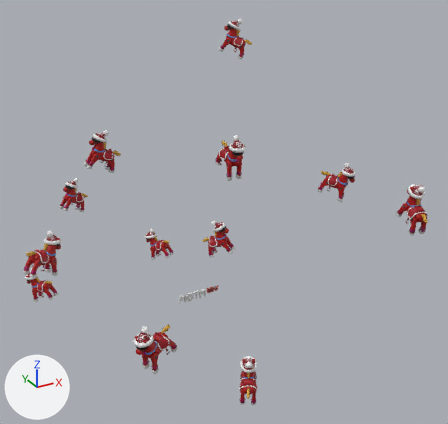
The glTF model assets/model/Horse_animation.gltf: old version first, new version second.
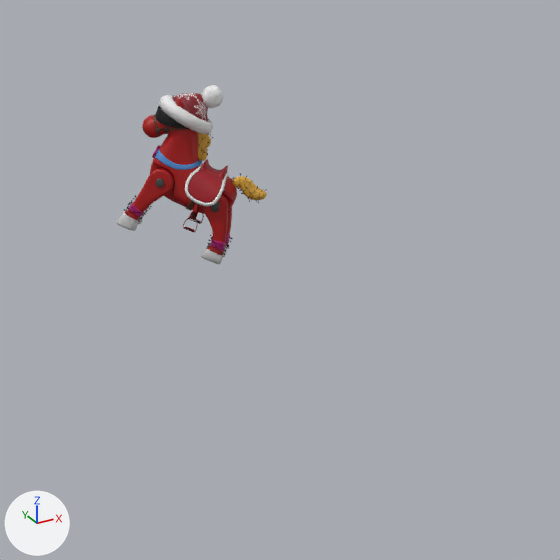
The first picture shows the older version from a 50 mm camera at (-14.1, -28.7, 22.1) aimed at (1.0, -1.4, 8.4). The close-ups show the older and then the newer version on the part from 43% to 71% of the width and 0% to 30% of the height of that picture. Only the edits that show in the close-ups are written down. Every picture has the same lights, and +X, +Y and +Z are marked at lower left. Where no turn or scale is listed for an object, it has been applied to the vertices.
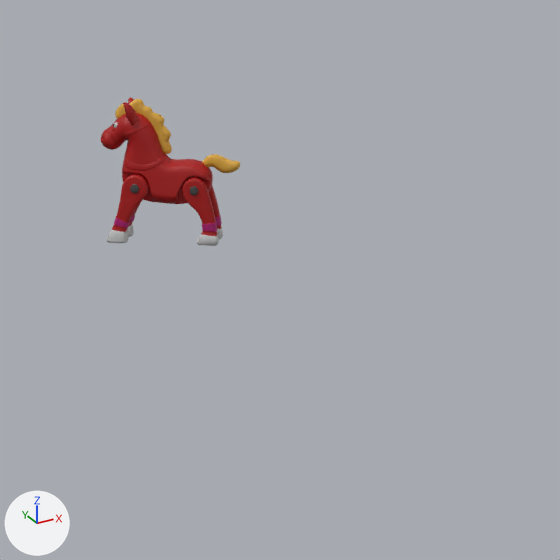
Location of each change, [x1, y1, x2, y2] in pixels of the close-ups (560 x 560 px):
'pCube10', deleted (red): before [116, 85, 267, 264]
'Horse_UV2_09', added (red): after [101, 97, 240, 246]

What changed in the scene script:
```text
Add img_file10:
    img_file10 = load_image('file10', 'file10.png', 2048, 2048, 'sRGB')
Change mat_lambert2:
    where n2 = _N.new('ShaderNodeTexImage'); n2.name = 'Image Texture'
    n2.image: img_246t_albedo -> img_file10
Add me_mesh_009_1:
    me_mesh_009_1.from_pydata(...)  # 2893 vertices, 5242 faces; spans x -0.84..0.84, y -0.74..0.76, z 0.0..1.91
    me_mesh_009_1.materials.append(mat_lambert2)
Remove ob_pcube10:
    ob_pcube10 = bpy.data.objects.new('pCube10', me_mesh_008)
    ob_pcube10.location = (5.43, 5.84, 15.49)
Add ob_horse_uv2_09:
    ob_horse_uv2_09 = bpy.data.objects.new('Horse_UV2_09', me_mesh_009_1)
    ob_horse_uv2_09.location = (5.39, 5.93, 15.49)
```
